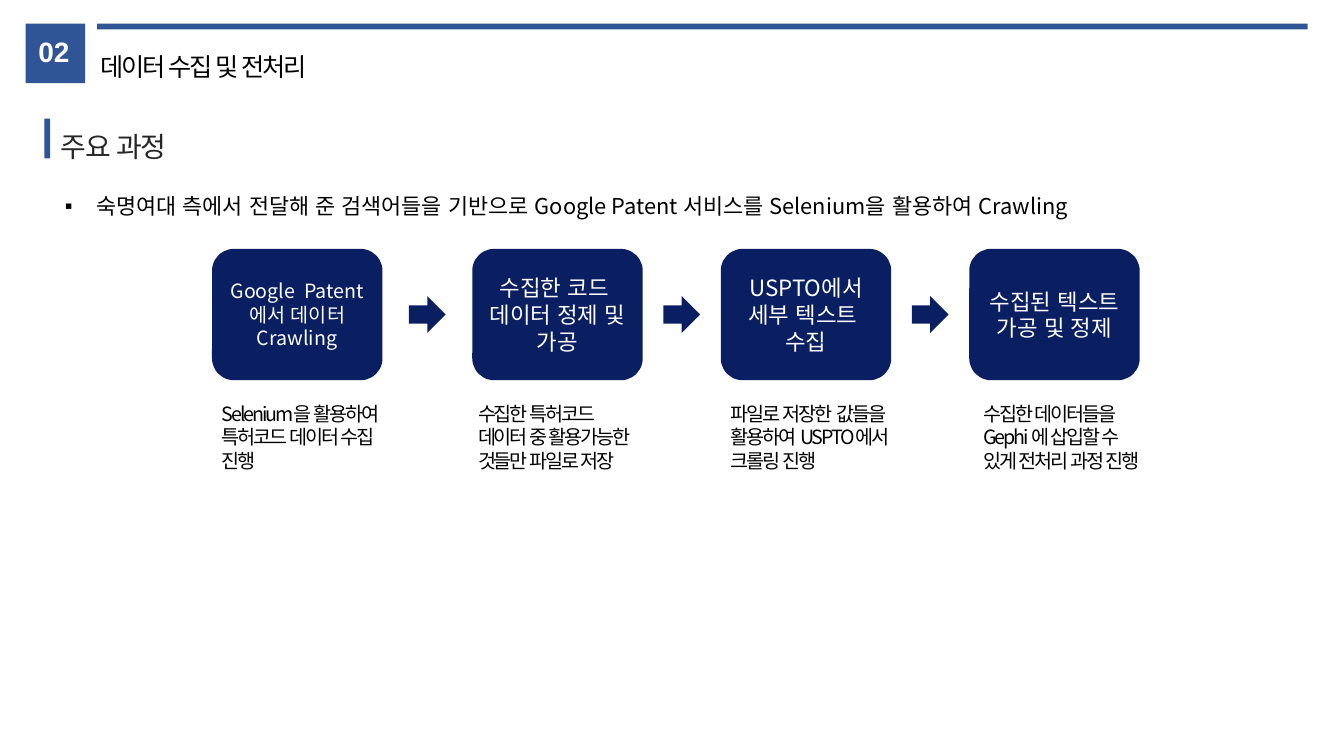
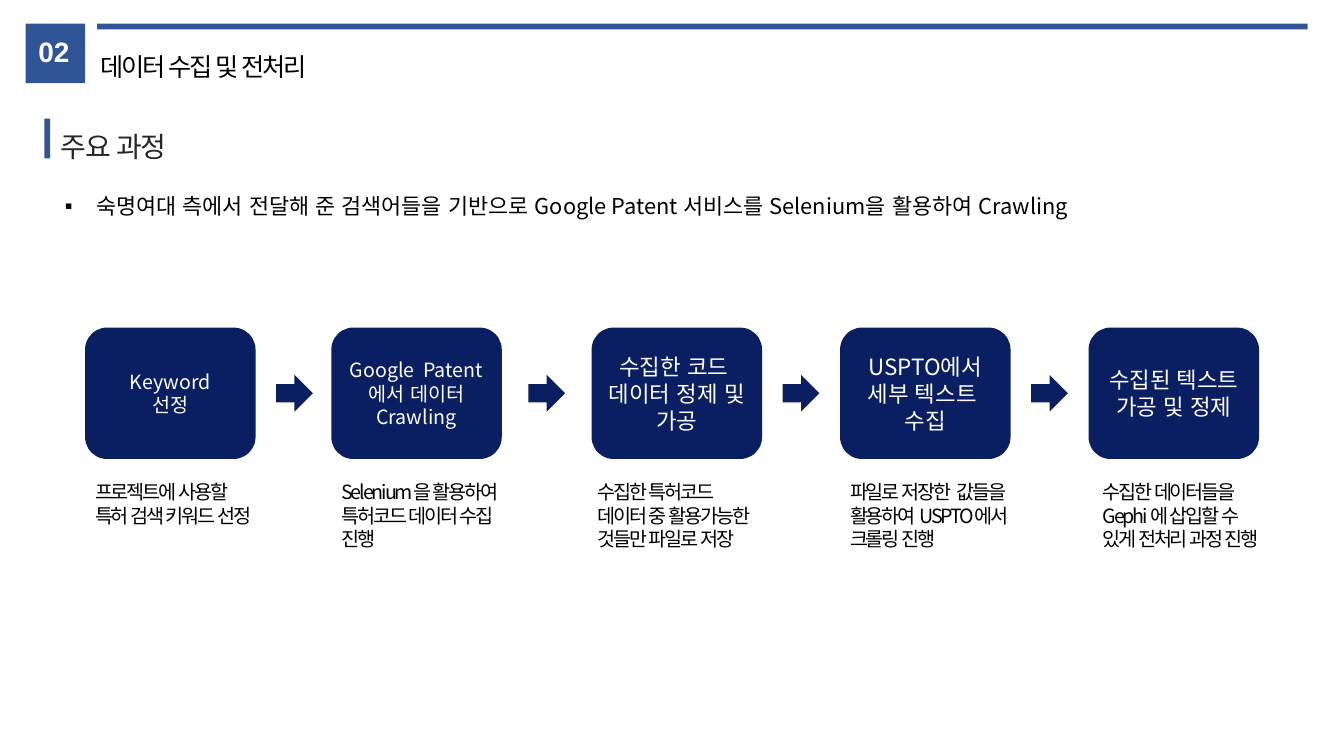
Before and after one commit to JYPark312/electronic_manufacture_2021, a slide deck: slide 7 of presentation.pptx. Drawn at 1344x756 pixels with LibreOffice and Linux fonts; fonts in the diff are those of the drawing. Boxes give left, top, right and bottom in pixels: in the first picture for what was removed or moved away, otherwise in the second. Text is boxed around its words. In the diff, an @@ line names an element or a change of style, - is before the commit and + after.

```diff
--- a/presentation.pptx
+++ b/presentation.pptx
@@ rounded rectangle added at (85, 328, 255, 459), fill #0A1F62, 14 pt, text #FFFFFF @@
+Keyword
+선정
@@ right arrow added at (276, 375, 313, 411), fill #0A1F62 @@
@@ 4 rounded rectangles, 4 texts, 3 right arrows: place and size @@
-4 rounded rectangles, 4 texts, 3 right arrows at (212, 249, 1140, 470)
+4 rounded rectangles, 4 texts, 3 right arrows at (332, 328, 1259, 548)
@@ text added at (95, 482, 251, 525), 14 pt, text #000000 @@
+프로젝트에 사용할
+특허 검색 키워드 선정
```
Also in this commit, not shown: 5 other slides changed, 8 slides added, 2 slides removed.
